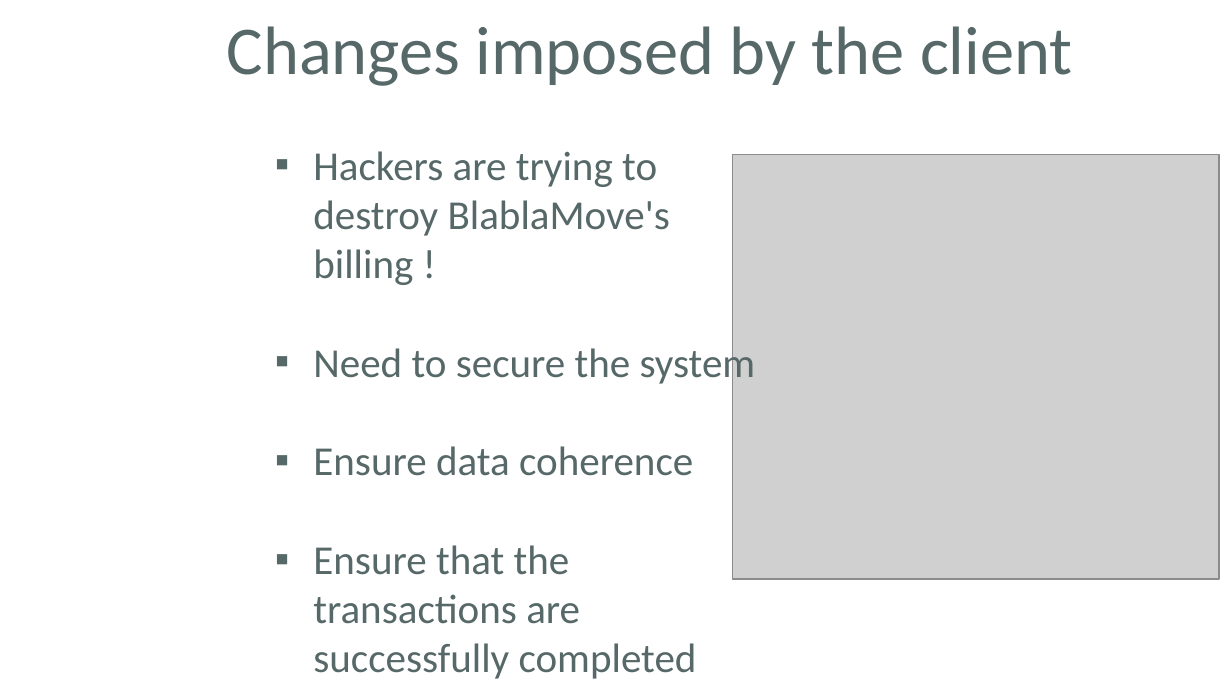
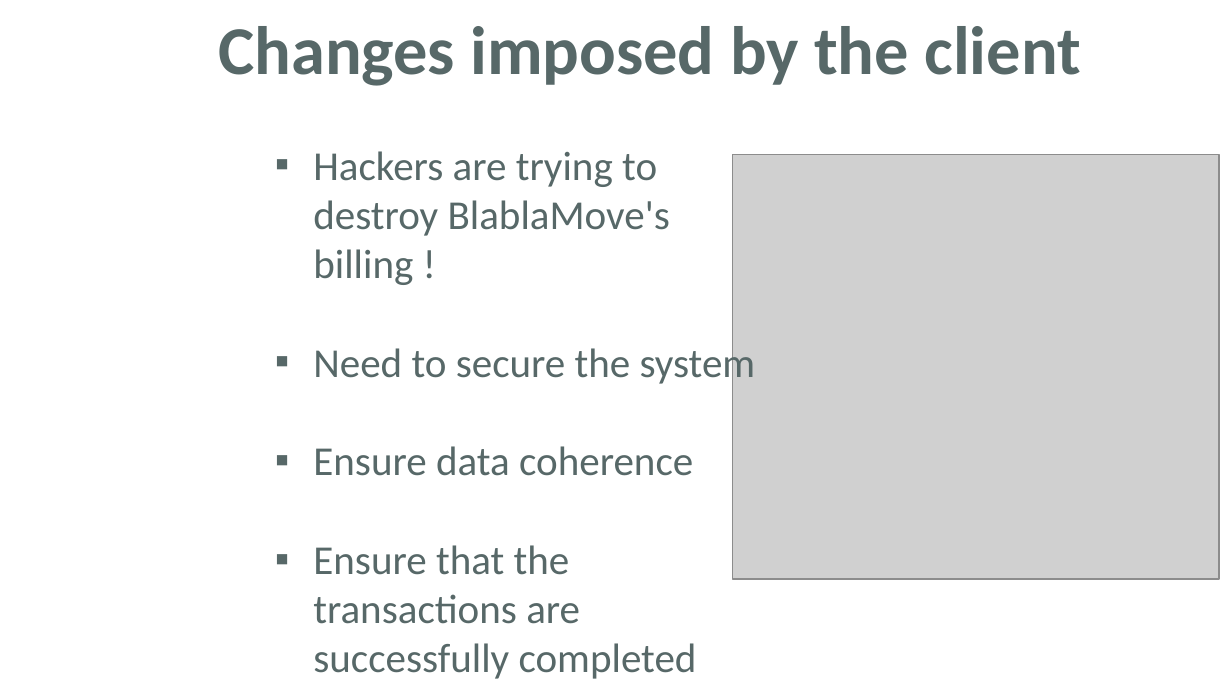
Before and after one commit to AmandineBenza/BlablaMove, a slide deck: slide 3 of src/main/resources/Presentations/BlablaMove_OralDefense.pptx. Drawn at 1232x693 pixels with LibreOffice and Linux fonts; fonts in the diff are those of the drawing; grey boxes stand for pictures; background and template pictures are left out. Boxes give left, top, right and bottom in pixels: in the first picture for what was removed or moved away, otherwise in the second. Text is boxed around its words. In the diff, an @@ line names an element or a change of style, - is before the commit and + after.

```diff
--- a/src/main/resources/Presentations/BlablaMove_OralDefense.pptx
+++ b/src/main/resources/Presentations/BlablaMove_OralDefense.pptx
@@ text "Changes imposed by the client" at (219,26,1080,86): bold on @@
```
Also in this commit, not shown: 10 other slides changed.
